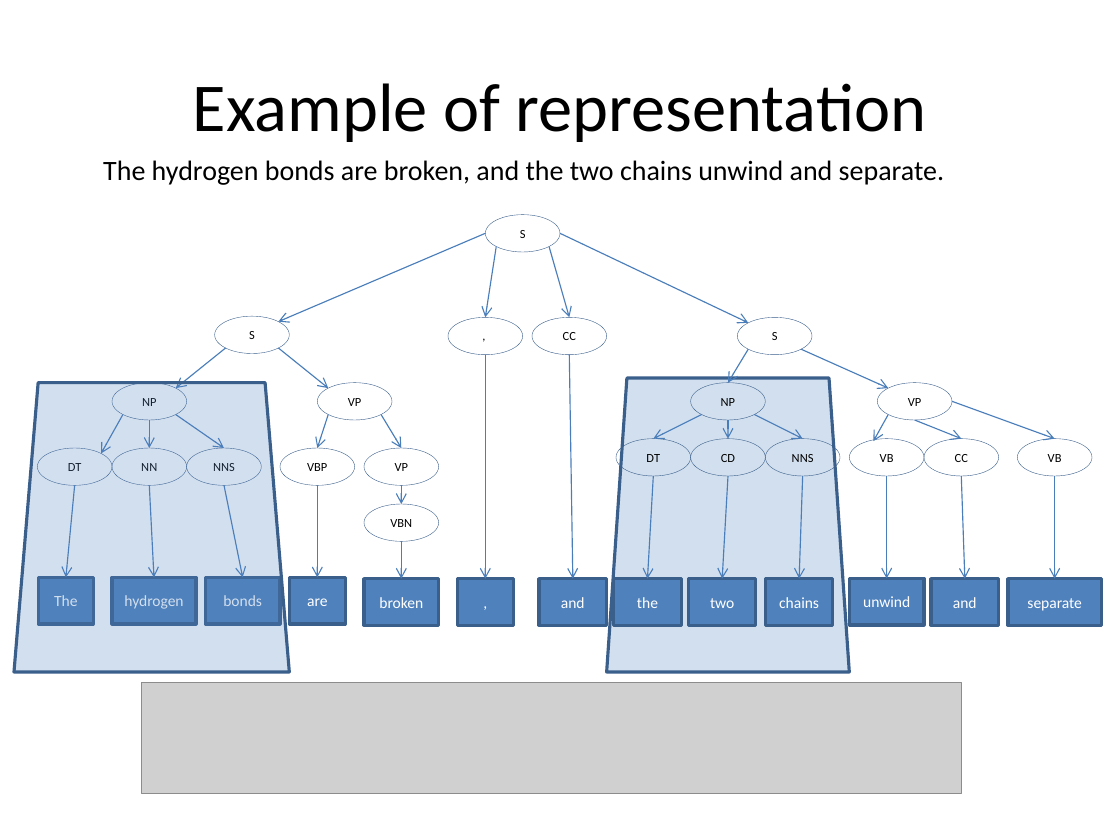
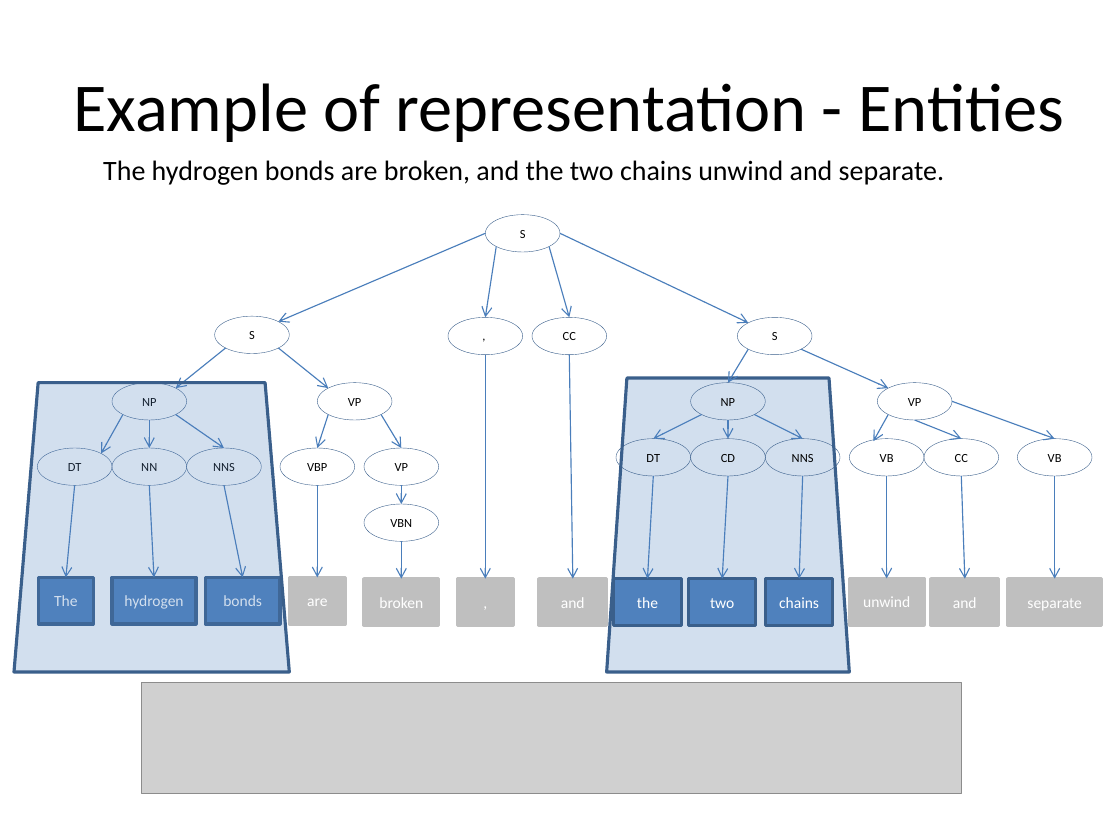
Before and after one commit to ajutscaria/CS224U, a slide deck: slide 5 of Presentation/Anubhai Philip Scaria.pptx (slide 9 before the commit). Drawn at 1120x840 pixels with LibreOffice and Linux fonts; fonts in the diff are those of the drawing; grey boxes stand for pictures. Boxes give left, top, right and bottom in pixels: in the first picture for what was removed or moved away, otherwise in the second. Text is boxed around its words. In the diff, an @@ line names an element or a change of style, - is before the commit and + after.

```diff
--- a/Presentation/Anubhai Philip Scaria.pptx
+++ b/Presentation/Anubhai Philip Scaria.pptx
@@ title at box(73, 83, 1064, 142): text changed @@
-Example of representation
+Example of representation - Entities
@@ fill #4F81BD to #BFBFBF; outline #3A5F8C 2 pt to #BFBFBF 2 pt in 7 elements at box(289, 578, 345, 625), box(364, 579, 439, 626), box(539, 579, 606, 626), box(849, 579, 924, 626), box(931, 579, 998, 626), box(1008, 579, 1101, 626), box(457, 579, 513, 626) @@
```
Also in this commit, not shown: 8 other slides changed, 12 slides added, 8 slides removed, 1 other file.
